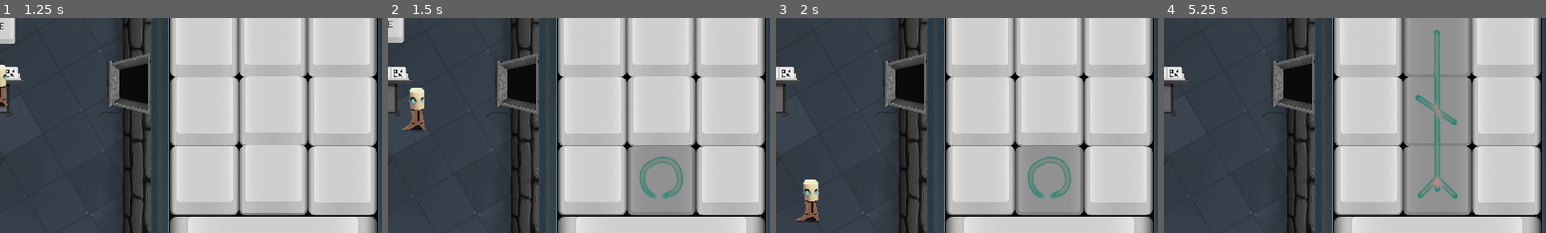
Above: before the commit, frames 1-4 (left to right).
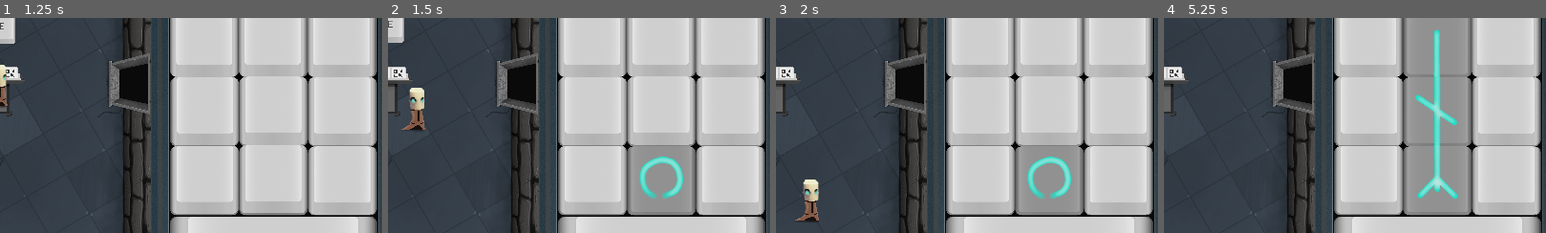
Above: after the commit, the same moments.

Repository: m-at-FNSPE/fitgamejam-team10
Game: Godot game, scene res://Main.tscn
The game is run twice, just before and just after one commit, with the same random seed, the same clock (stepped at 60 frames per second) and the same inputs.
Inputs:
- Up to frame 1 (1.25 s): tap Enter at 0.5 s; hold D (movement_right) from 0.53 s (still down); tap E (interact) at 0.6 s
- Up to frame 2 (1.5 s): release D (movement_right) at 1.28 s; hold S (movement_down) from 1.28 s (still down); tap M (rune_bottom_mid) at 1.35 s
- Up to frame 3 (2 s): keep holding S (movement_down)
- Up to frame 4 (5.25 s): release S (movement_down) at 2.03 s; hold D (movement_right) 2.03-2.78 s; tap one key every 0.75 s from 2.1 s: Space (rune_confirm) J (rune_mid_mid) U (rune_top_mid) E (interact) M (rune_bottom_mid); hold W (movement_up) 2.78-3.53 s; hold A (movement_left) 3.53-5.03 s; hold S (movement_down) from 5.03 s (still down)
The pictures show only the part of the screen within x 49-99%, y 34-84%; the shares and areas given below are measured in that part.

Frame 1 is identical in both runs. In frame 2, 0.8% of the frame differs, in the area x 65-78%, y 64-84%; in frame 3, 0.8%; in frame 4, 1.7%, in the area x 65-77%, y 5-84%.

Commit message:
Fixed runes, bigger boss, added exit

Diff:
--- /dev/null
+++ b/DungeonGeneration/FloorExit.tscn
@@ -0,0 +1,16 @@
+[gd_scene load_steps=3 format=2]
+
+[ext_resource path="res://Assets/Doors/Stairs_Open.png" type="Texture" id=1]
+
+[sub_resource type="RectangleShape2D" id=1]
+extents = Vector2( 57.5, 58.5 )
+
+[node name="FloorExit" type="Area2D"]
+
+[node name="Sprite" type="Sprite" parent="."]
+scale = Vector2( 0.359718, 0.360347 )
+texture = ExtResource( 1 )
+
+[node name="CollisionShape2D" type="CollisionShape2D" parent="."]
+position = Vector2( -0.5, 0.5 )
+shape = SubResource( 1 )
--- a/DungeonGeneration/Room.gd
+++ b/DungeonGeneration/Room.gd
@@ -16,6 +16,8 @@
 export (PackedScene) var BossScene = preload("res://Enemies/Boss.tscn")
 
 export (PackedScene) var help = preload("res://BigClutter/ControlGuide.tscn")
+
+export (PackedScene) var exit = preload("res://DungeonGeneration/FloorExit.tscn")
 
 const map_size = Vector2(4,4) # from 0 to the value including
 
@@ -272,7 +274,14 @@
 		spawn_stairs()
 
 func spawn_stairs():
-	pass
+	var lac = exit.instance()
+	lac.position = $PREFABS/LACTERN/Position2D.position
+	$BigClutter.call_deferred("add_child", lac)
+	lac.connect("body_entered", self, "remake_map")
+
+func remake_map(body):
+	if body.has_method("dummy_method_only_player_has"):
+		_ready()
 
 func open_doors():
 	leavable = true
--- a/DungeonGeneration/Room.tscn
+++ b/DungeonGeneration/Room.tscn
@@ -31,9 +31,6 @@
 
 [node name="Room" type="Node2D"]
 script = ExtResource( 2 )
-__meta__ = {
-"_edit_lock_": true
-}
 
 [node name="DEBUG" type="Sprite" parent="."]
 visible = false
--- a/Enemies/Boss.tscn
+++ b/Enemies/Boss.tscn
@@ -15,7 +15,7 @@
 } ]
 
 [node name="Boss" instance=ExtResource( 2 )]
-scale = Vector2( 2.60133, 2.60133 )
+scale = Vector2( 7.63705, 7.63705 )
 
 [node name="CollisionShape2D" parent="." index="0"]
 scale = Vector2( 1.01989, 0.968998 )
--- a/GameScenes/Game.tscn
+++ b/GameScenes/Game.tscn
@@ -87,6 +87,9 @@
 
 [node name="Room" parent="." instance=ExtResource( 4 )]
 position = Vector2( -8, 3 )
+__meta__ = {
+"_edit_lock_": true
+}
 
 [node name="Effects" type="Control" parent="Room"]
 visible = false
--- a/RuneTablet/RuneTablet.gd
+++ b/RuneTablet/RuneTablet.gd
@@ -145,7 +145,7 @@
 
 
 func draw_state():
-	tint_pressed()
+	#tint_pressed()
 	rune_empty()
 
 	match rune_number():
